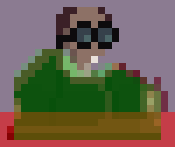
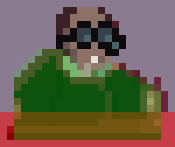
Revision of a layered 175 × 147 image; what changed, layer by layer:
added layer "RideCar02.png" above "RideCar03.png" over [63, 21, 168, 119]
renamed "RideCar02.png" to "RideCar03.png", painted on it over [63, 21, 168, 119]
